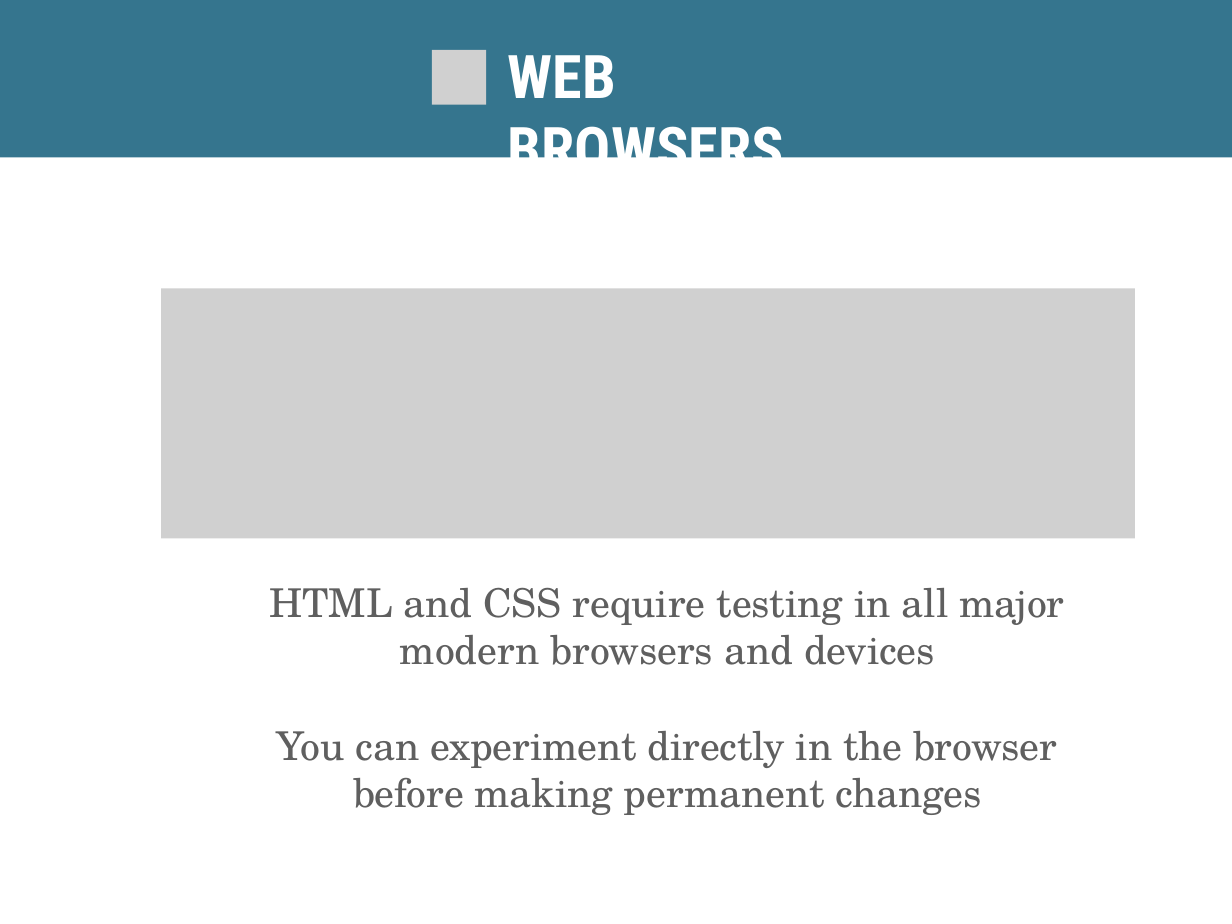
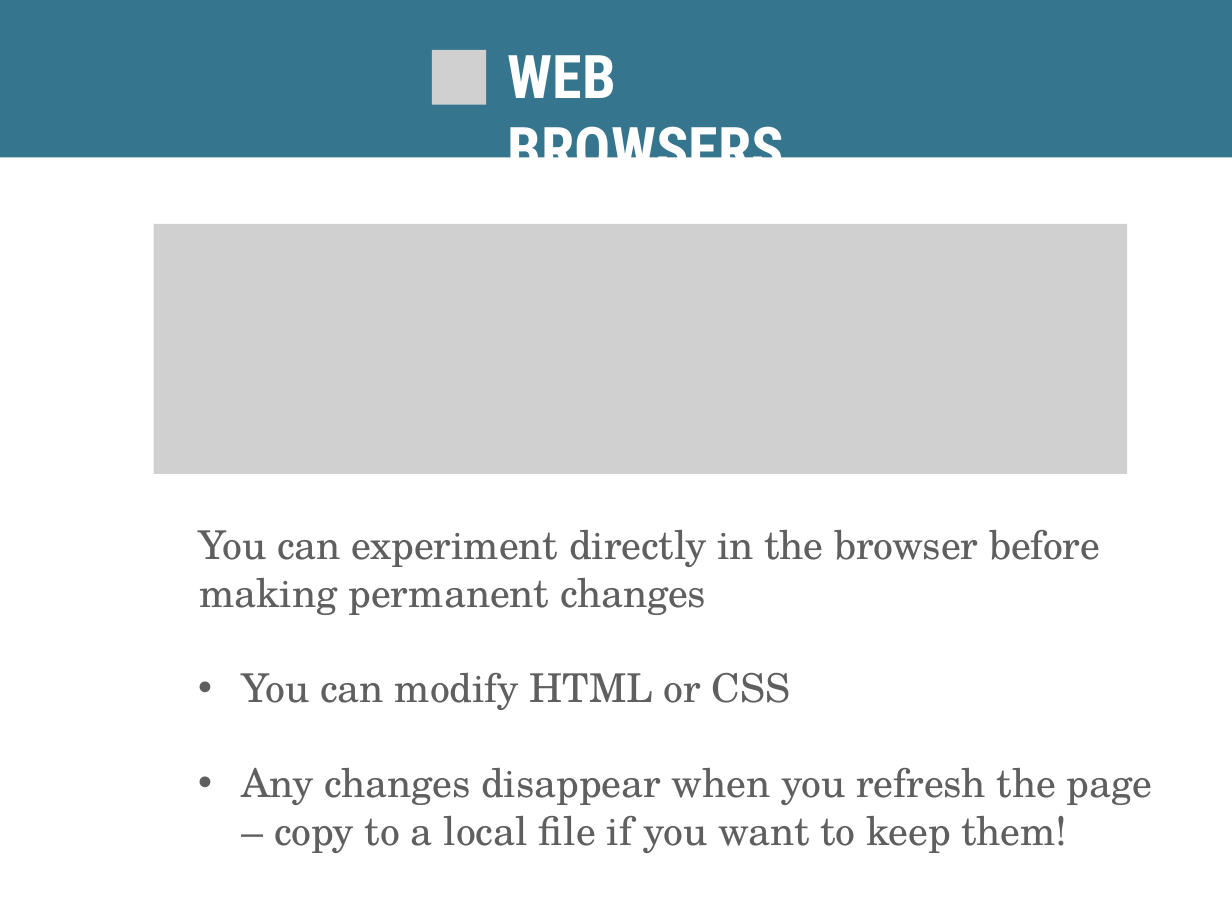
Before and after one commit to kweeket/dev-101, a slide deck: slide 14 of slides/week-1.pptx. Drawn at 1232x924 pixels with LibreOffice and Linux fonts; fonts in the diff are those of the drawing; grey boxes stand for pictures. Boxes give left, top, right and bottom in pixels: in the first picture for what was removed or moved away, otherwise in the second. Text is boxed around its words. In the diff, an @@ line names an element or a change of style, - is before the commit and + after.

```diff
--- a/slides/week-1.pptx
+++ b/slides/week-1.pptx
@@ picture: place and size @@
-picture at [161,289,1135,539]
+picture at [153,224,1127,474]
@@ text "You can experiment directly in ...": place and size @@
-text "You can experiment directly in ..." at [269,588,1065,815]
+text "You can experiment directly in ..." at [198,530,1152,853]
@@ text at [198,530,1100,615]: alignment centre to left @@
@@ text at [269,588,1065,665]: paragraph removed @@
-HTML and CSS require testing in all major modern browsers and devices
@@ text at [241,673,1152,853]: paragraphs added @@
+• You can modify HTML or CSS
+• Any changes disappear when you refresh the page – copy to a local file if you want to keep them!
```
Also in this commit, not shown: 15 other slides changed, 1 other file.
